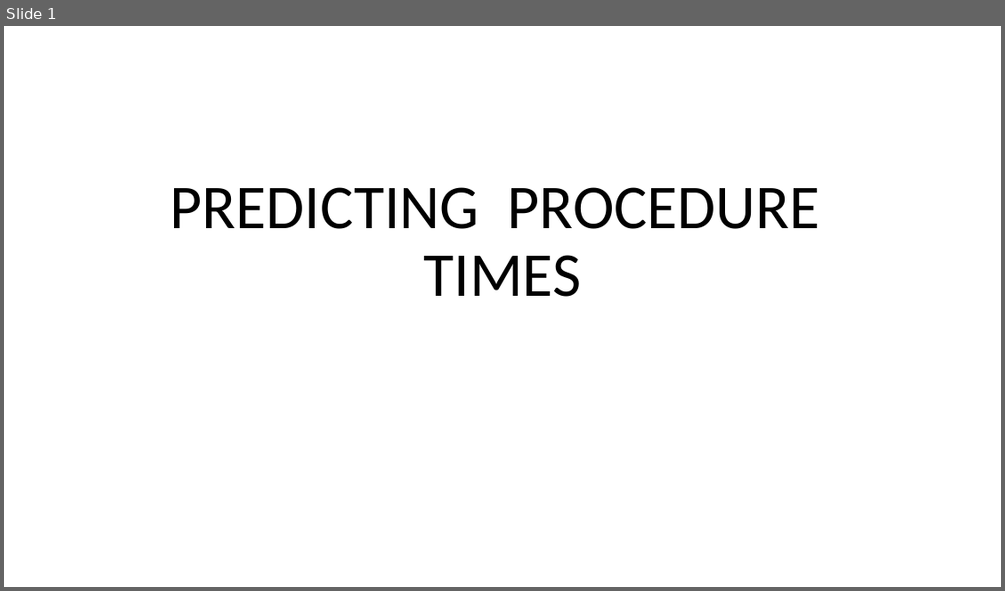
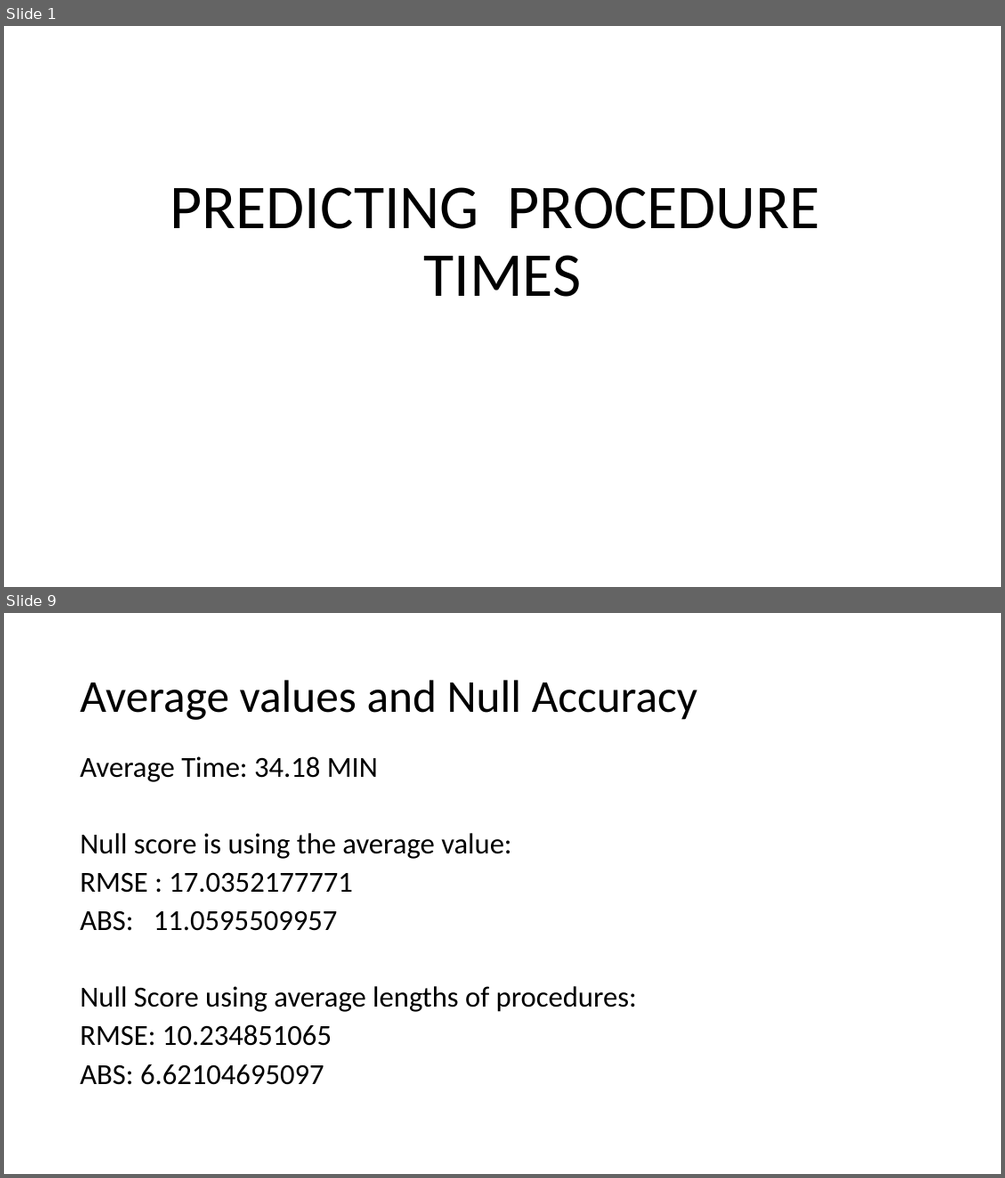
Before and after one commit to j-v-k/sfdat28, a slide deck: JVK-HOS Project/PREDICTING _PROCEDURE _TIMES.pptx. Shown one above the other, each under a label of ours: slide 1 before the commit, slides 1 and 9 after it; the slides between them are not shown. The pictures are 1005x591 and 1005x1178 pixels, drawn with LibreOffice and Linux fonts; fonts in the diff are those of the drawing. Boxes give left, top, right and bottom in pixels: in the first picture for what was removed or moved away, otherwise in the second. Text is boxed around its words. In the diff, an @@ line names an element or a change of style, - is before the commit and + after.

```diff
--- a/JVK-HOS Project/PREDICTING _PROCEDURE _TIMES.pptx
+++ b/JVK-HOS Project/PREDICTING _PROCEDURE _TIMES.pptx
@@ slide 9 added at [4,613,1001,1174], background #FFFFFF @@
@@ title added at [80,680,697,720], 44 pt, text #000000 @@
+Average values and Null Accuracy
@@ text added at [80,756,637,1085], 28 pt, text #000000 @@
+Average Time: 34.18 MIN
+Null score is using the average value:
+RMSE : 17.0352177771
+ABS: 11.0595509957
+Null Score using average lengths of procedures:
+RMSE: 10.234851065
+ABS: 6.62104695097
```
Also in this commit, not shown: 3 slides changed, 8 other slides added, 42 other files.
